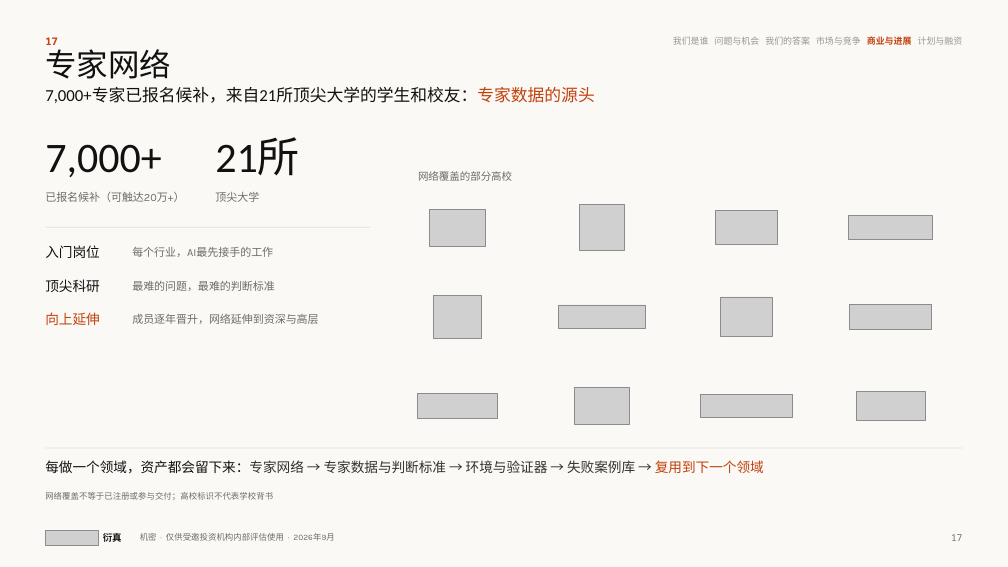
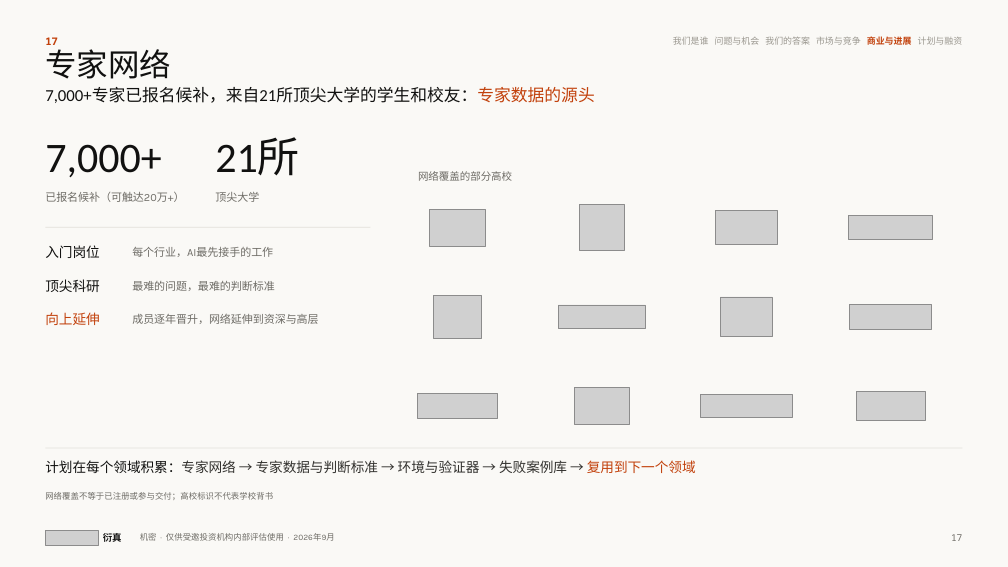
Before and after one commit to wangchen0802/Delta1, a slide deck: slide 17 of SimReal-BP-v33.pptx. Drawn at 1008x567 pixels with LibreOffice and Linux fonts; fonts in the diff are those of the drawing; grey boxes stand for pictures. Boxes give left, top, right and bottom in pixels: in the first picture for what was removed or moved away, otherwise in the second. Text is boxed around its words. In the diff, an @@ line names an element or a change of style, - is before the commit and + after.

```diff
--- a/SimReal-BP-v33.pptx
+++ b/SimReal-BP-v33.pptx
@@ text at (45,460,696,473): text changed @@
-每做一个领域，资产都会留下来：专家网络 → 专家数据与判断标准 → 环境与验证器 → 失败案例库 → 复用到下一个领域
+计划在每个领域积累：专家网络 → 专家数据与判断标准 → 环境与验证器 → 失败案例库 → 复用到下一个领域
```
Also in this commit, not shown: 24 other slides changed, 6 other files.
